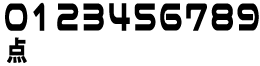
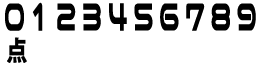
Revision of a layered 260 × 66 image; what changed, layer by layer:
painted on "0123456789" over [5, 2, 259, 31]
